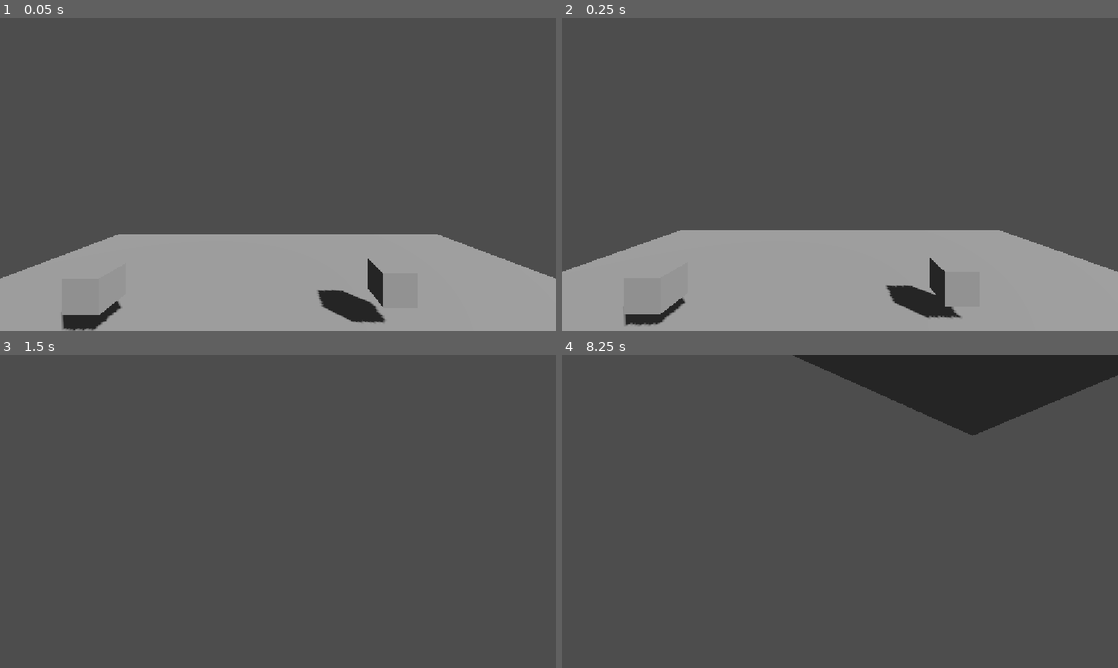
Above: before the commit, frames 1-4 (two rows, left to right).
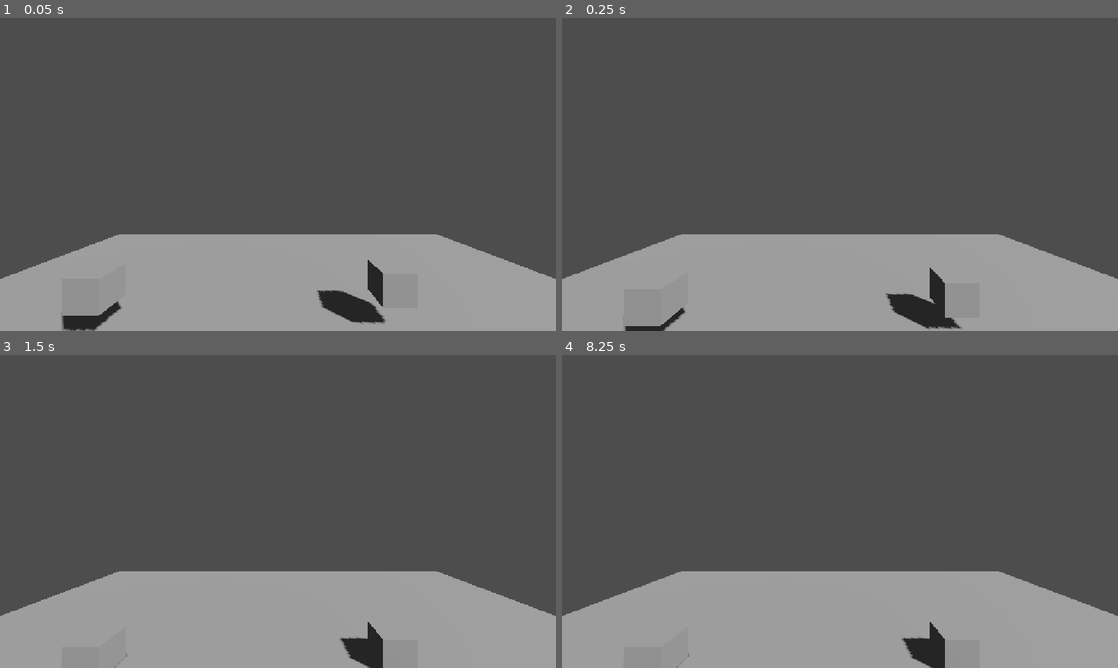
Above: after the commit, the same moments.

Repository: Schlutzkrapfen/RobertsGameJam
Game: Godot game, scene res://Nodes/Levels/Level0.tscn
The game is run twice, just before and just after one commit, with the same random seed, the same clock (stepped at 60 frames per second) and the same inputs.
Inputs (mouse positions are in pixels of both pictures, inside the frame that each line leads up to):
- Up to frame 1 (0.05 s): no input
- Up to frame 2 (0.25 s): no input
- Up to frame 3 (1.5 s): move the mouse to (305, 511) at 0.52 s; hold W (move_forward) from 0.53 s (still down); click (305, 511) at 0.6 s; tap Space (jump) at 0.77 s; move the mouse to (250, 511) at 1.27 s; click (250, 511) at 1.35 s
- Up to frame 4 (8.25 s): tap Space (jump) at 1.52, 3.02, 3.5, 3.77, 4.52, 5, 6.02, 6.5, 6.77, 7.52 s; move the mouse to (851, 505) at 2.02 s; click (851, 505) at 2.1 s; tap Enter at 2.75, 4.25, 5.75 s; move the mouse to (834, 517) at 2.77 s; click (834, 517) at 2.85 s; move the mouse to (878, 514) at 3.52 s; click (878, 514) at 3.6 s; move the mouse to (795, 508) at 4.27 s; click (795, 508) at 4.35 s; move the mouse to (845, 511) at 5.02 s; click (845, 511) at 5.1 s; move the mouse to (817, 505) at 5.77 s; release W (move_forward) at 5.78 s; hold D (move_right) 5.78-6.53 s; click (817, 505) at 5.85 s; move the mouse to (867, 511) at 6.52 s; hold W (move_forward) from 6.53 s (still down); click (867, 511) at 6.6 s; move the mouse to (812, 511) at 7.27 s; click (812, 511) at 7.35 s; move the mouse to (851, 505) at 8.02 s; click (851, 505) at 8.1 s

The runs differ from the first frame. In frame 1, 0.2% of the frame differs, in the area x 0-100%, y 69-100%; in frame 2, 2.9%; in frame 3, 28%; in frame 4, 36%, in the area x 0-100%, y 0-100%.
Error after the commit: Parse Error: Identifier "Slowmo" not declared in the current scope. (res://Nodes/Objects/player.tscn::GDScript_7mn6y:77)

Commit message:
changed some names

Diff:
--- a/Nodes/Objects/player.tscn
+++ b/Nodes/Objects/player.tscn
@@ -1,6 +1,6 @@
 [gd_scene format=3 uid="uid://bp4a0plv22ewb"]
 
-[ext_resource type="Script" uid="uid://y8p1gyuac0x" path="res://Scripts/Player/Camerashakre.gd" id="2_qyaxr"]
+[ext_resource type="Script" uid="uid://y8p1gyuac0x" path="res://Scripts/Player/CameraShaker.gd" id="2_qyaxr"]
 
 [sub_resource type="GDScript" id="GDScript_7mn6y"]
 script/source = "extends CharacterBody3D
--- a/Scripts/Player/Camerashakre.gd
+++ b/Scripts/Player/CameraShaker.gd
@@ -36,8 +36,5 @@
 	self.position.x = max_offset.x * amount * noise.get_noise_2d(1000*2, noise_y)
 	self.position.y = max_offset.y * amount * noise.get_noise_2d(2000*3, noise_y)
 
-
-
-
 func _on_player_camera_shake(amount: float) -> void:
 	add_trauma(amount)
--- a/project.godot
+++ b/project.godot
@@ -14,10 +14,6 @@
 run/main_scene="uid://2gwrmy354ye6"
 config/features=PackedStringArray("4.7", "Forward Plus")
 config/icon="res://icon.svg"
-
-[autoload]
-
-Slowmo="*uid://dkkhuspo3vuj1"
 
 [display]
 
Renamed: Scripts/Player/slowmo.gd -> Scripts/Globals/SlowMotion.gd
Renamed: Scripts/Player/slowmo.gd.uid -> Scripts/Globals/SlowMotion.gd.uid
Renamed: Scripts/Player/Camerashakre.gd.uid -> Scripts/Player/CameraShaker.gd.uid
